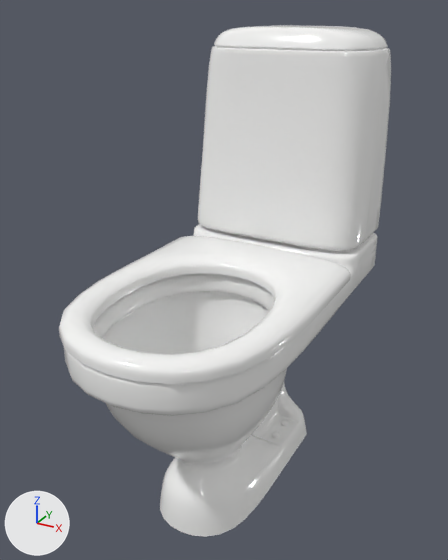
Before and after pictures for a commit that changed the glTF model public/look/home/models/wc_floor.glb.
One viewpoint serves both versions: a camera (50 mm lens) standing at (0.514, -0.939, 0.935) and looking at (-0.005, 0.004, 0.464). The lights are fixed; the arrows at lower left show +X, +Y and +Z. The first picture is the older version. Where no turn or scale is listed for an object, it has been applied to the vertices.

The first picture shows 'pan', 'seat'.
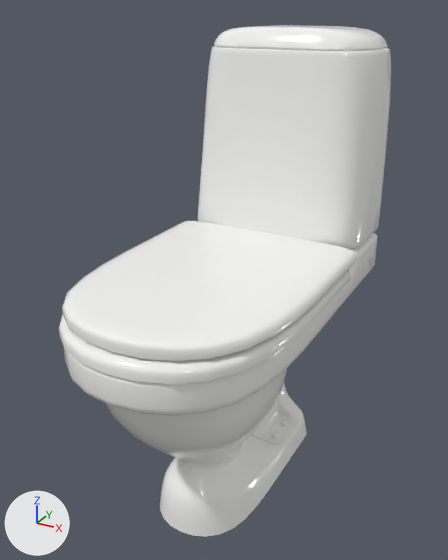
Changed parts and their boxes [x1, y1, x2, y2] in the pictures (448 x 560 px):
'lid', added
    after: [62, 221, 357, 361]
'seat', unchanged, covered by the edit
    before: [59, 236, 351, 439]
    after: [59, 270, 351, 439]

Edits to the bpy script that builds the scene:
```text
Add me_lid:
    me_lid.from_pydata(...)  # 259 vertices, 479 faces; spans x -0.2..0.2, y -0.255..0.255, z -0.013..0.013
    me_lid.materials.append(mat_pan)  # white #f8f8f7
Add ob_lid:
    ob_lid = bpy.data.objects.new('lid', me_lid)
    ob_lid.location = (0.0, -0.088, 0.497)
```
